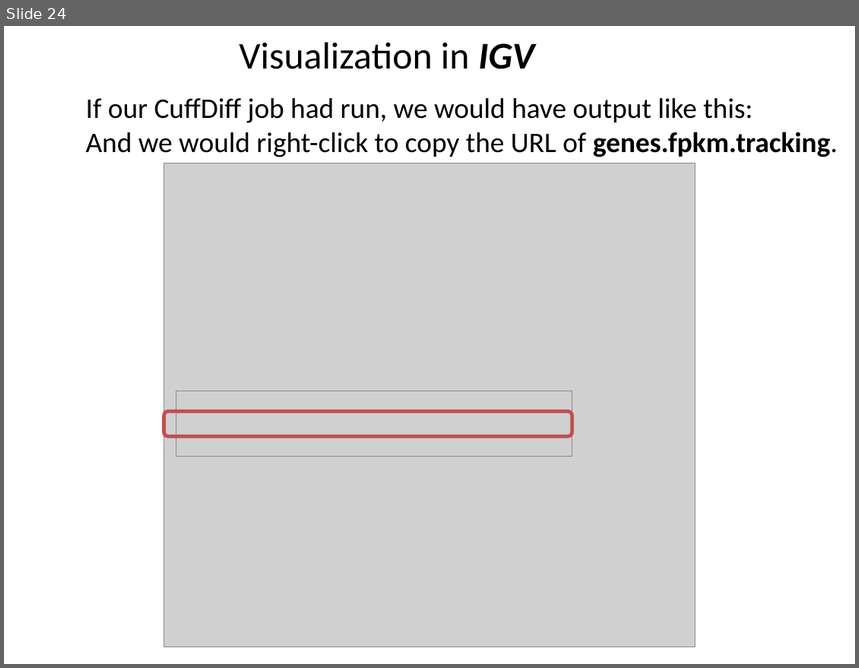
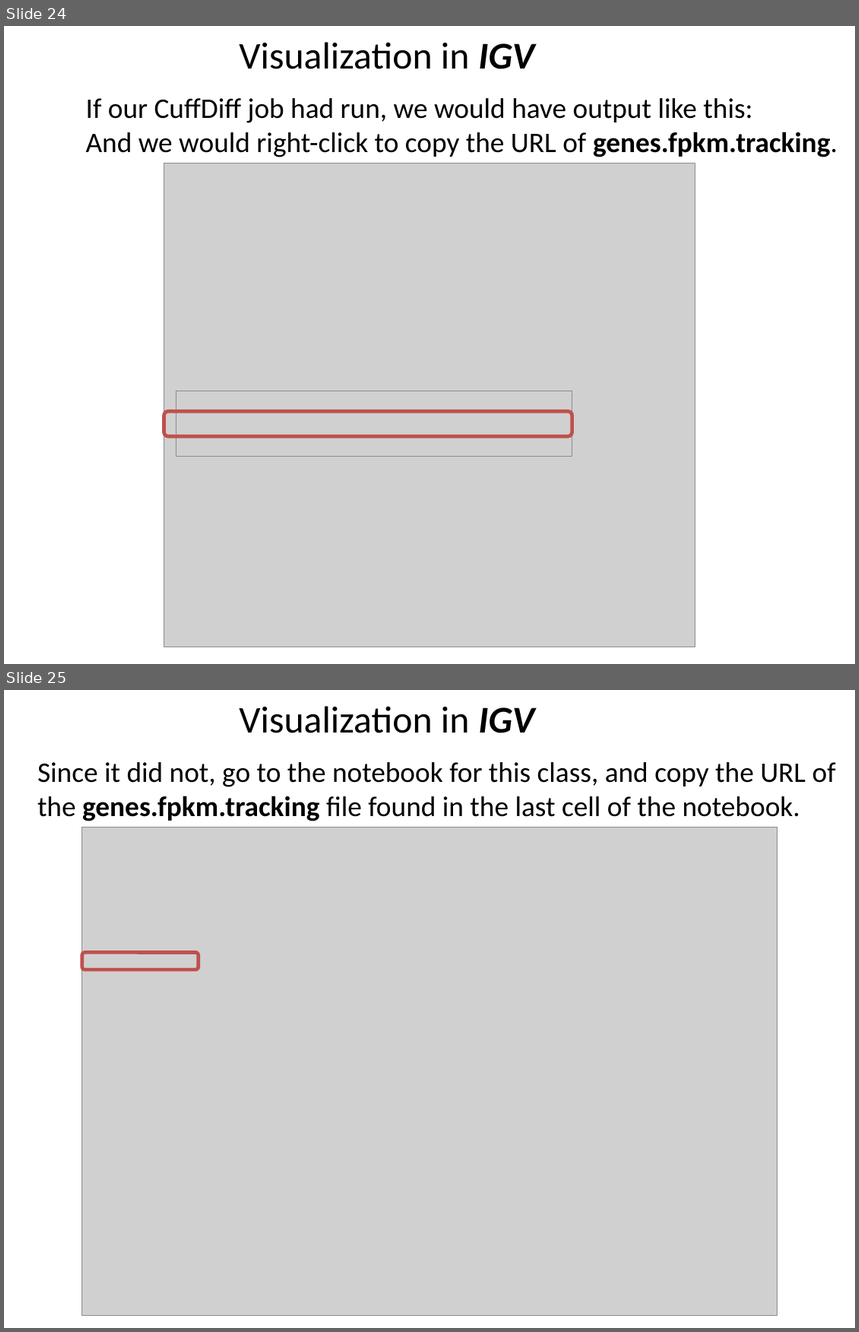
Before and after one commit to genepattern/tutorial-materials, a slide deck: BU_MolBio_RNAseq_in_GP_workshop/slides/2019-04-04_05_GPWorkshopIGV.pptx. Shown one above the other, each under a label of ours: slide 24 before the commit, slides 24 and 25 after it. The pictures are 859x668 and 859x1332 pixels, drawn with LibreOffice and Linux fonts; fonts in the diff are those of the drawing; grey boxes stand for pictures. Boxes give left, top, right and bottom in pixels: in the first picture for what was removed or moved away, otherwise in the second. Text is boxed around its words. In the diff, an @@ line names an element or a change of style, - is before the commit and + after.

```diff
--- a/BU_MolBio_RNAseq_in_GP_workshop/slides/2019-04-04_05_GPWorkshopIGV.pptx
+++ b/BU_MolBio_RNAseq_in_GP_workshop/slides/2019-04-04_05_GPWorkshopIGV.pptx
@@ slide 25 added at [4, 690, 855, 1328], background #FFFFFF @@
@@ table added at [4, 690, 855, 749], 1 rows, 2 columns @@
+Visualization in IGV | 
@@ text added at [37, 762, 836, 821], 24 pt, text #000000 @@
+Since it did not, go to the notebook for this class, and copy the URL of the genes.fpkm.tracking file found in the last cell of the notebook.
@@ picture added at [82, 827, 778, 1315] @@
@@ rounded rectangle added at [82, 952, 199, 969], outline #C0504D 3 pt @@
```
Also in this commit, not shown: 1 slide changed.
